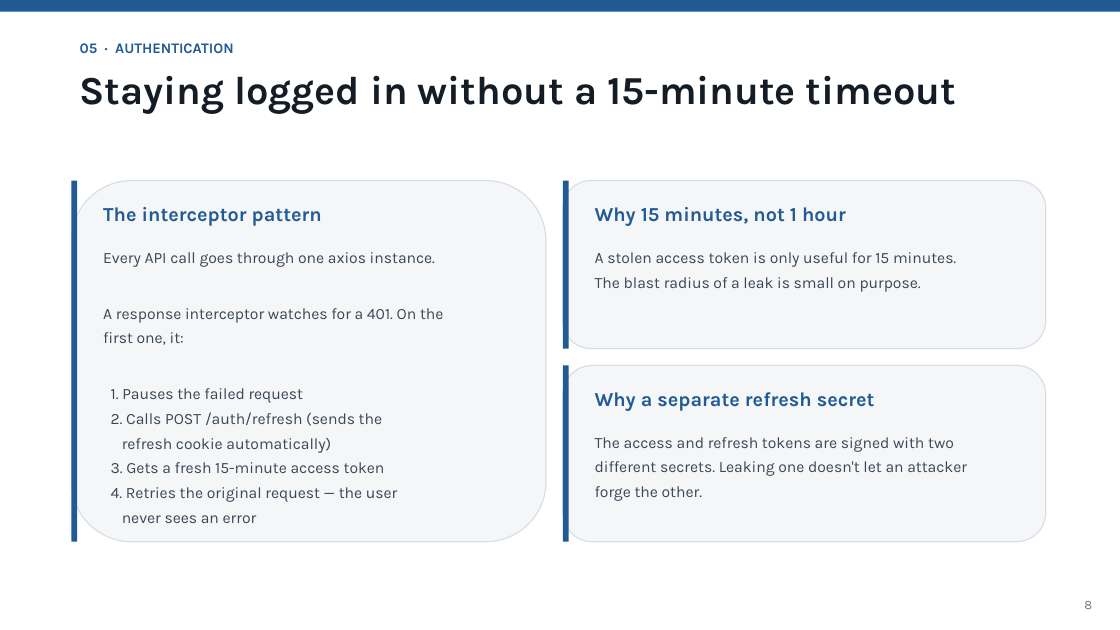
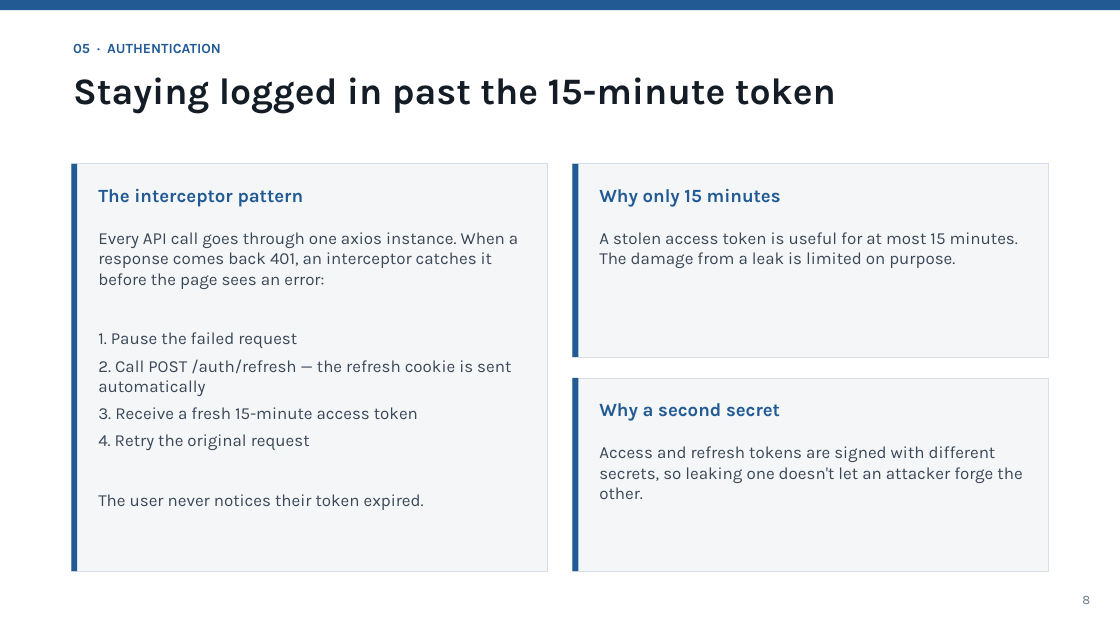
Before and after one commit to suleymantofik0-byte/attendance-system, a slide deck: slide 8 of Attendance-System-Presentation.pptx. Drawn at 1120x630 pixels with LibreOffice and Linux fonts; fonts in the diff are those of the drawing. Boxes give left, top, right and bottom in pixels: in the first picture for what was removed or moved away, otherwise in the second. Text is boxed around its words. In the diff, an @@ line names an element or a change of style, - is before the commit and + after.

```diff
--- a/Attendance-System-Presentation.pptx
+++ b/Attendance-System-Presentation.pptx
@@ text "05 · AUTHENTICATION" at box(73, 43, 221, 53): size 12.5 to 12 pt @@
@@ text at box(73, 77, 836, 114): text changed; size 34 to 32 pt @@
-Staying logged in without a 15-minute timeout
+Staying logged in past the 15-minute token
@@ rectangle: place and size @@
-rectangle at box(71, 181, 77, 542)
+rectangle at box(71, 164, 77, 571)
@@ rectangle: place and size @@
-rectangle at box(71, 181, 546, 542)
+rectangle at box(71, 164, 548, 571)
@@ rectangle: place and size @@
-rectangle at box(563, 181, 569, 349)
+rectangle at box(573, 164, 579, 357)
@@ rectangle: place and size @@
-rectangle at box(563, 181, 1046, 349)
+rectangle at box(573, 164, 1049, 357)
@@ text "The interceptor pattern": place and size @@
-text "The interceptor pattern" at box(103, 207, 322, 226)
+text "The interceptor pattern" at box(98, 189, 304, 207)
@@ text "The interceptor pattern" at box(98, 189, 304, 207): size 17 to 16 pt @@
@@ text at box(599, 189, 781, 207): text changed; size 17 to 16 pt @@
-Why 15 minutes, not 1 hour
+Why only 15 minutes
@@ text at box(98, 232, 518, 510): text changed; size 13.5 to 14.5 pt @@
-Every API call goes through one axios instance.
-A response interceptor watches for a 401. On the
-first one, it:
-1. Pauses the failed request
-2. Calls POST /auth/refresh (sends the
-refresh cookie automatically)
-3. Gets a fresh 15-minute access token
-4. Retries the original request — the user
-never sees an error
+Every API call goes through one axios instance. When a response comes back 401, an interceptor catches it before the page sees an error:
+1. Pause the failed request
+2. Call POST /auth/refresh — the refresh cookie is sent automatically
+3. Receive a fresh 15-minute access token
+4. Retry the original request
+The user never notices their token expired.
@@ text at box(599, 232, 1018, 268): text changed; size 13.5 to 14.5 pt @@
-A stolen access token is only useful for 15 minutes.
-The blast radius of a leak is small on purpose.
+A stolen access token is useful for at most 15 minutes. The damage from a leak is limited on purpose.
@@ rectangle: place and size @@
-rectangle at box(563, 365, 569, 542)
+rectangle at box(573, 378, 579, 571)
@@ rounded rectangle to rectangle; outline #D8DEE6 1 pt to #D8DEE6 0.75 pt in 3 elements at box(71, 164, 548, 571), box(573, 164, 1049, 357), box(573, 378, 1049, 571) @@
@@ rectangle: place and size @@
-rectangle at box(563, 365, 1046, 542)
+rectangle at box(573, 378, 1049, 571)
@@ text at box(599, 403, 780, 421): text changed; size 17 to 16 pt @@
-Why a separate refresh secret
+Why a second secret
@@ text at box(599, 446, 1022, 499): text changed; size 13.5 to 14.5 pt @@
-The access and refresh tokens are signed with two
-different secrets. Leaking one doesn't let an attacker
-forge the other.
+Access and refresh tokens are signed with different secrets, so leaking one doesn't let an attacker forge the other.
@@ text "8": place and size @@
-text "8" at box(1084, 601, 1092, 609)
+text "8" at box(1082, 596, 1090, 604)
```
Also in this commit, not shown: 12 other slides changed.
